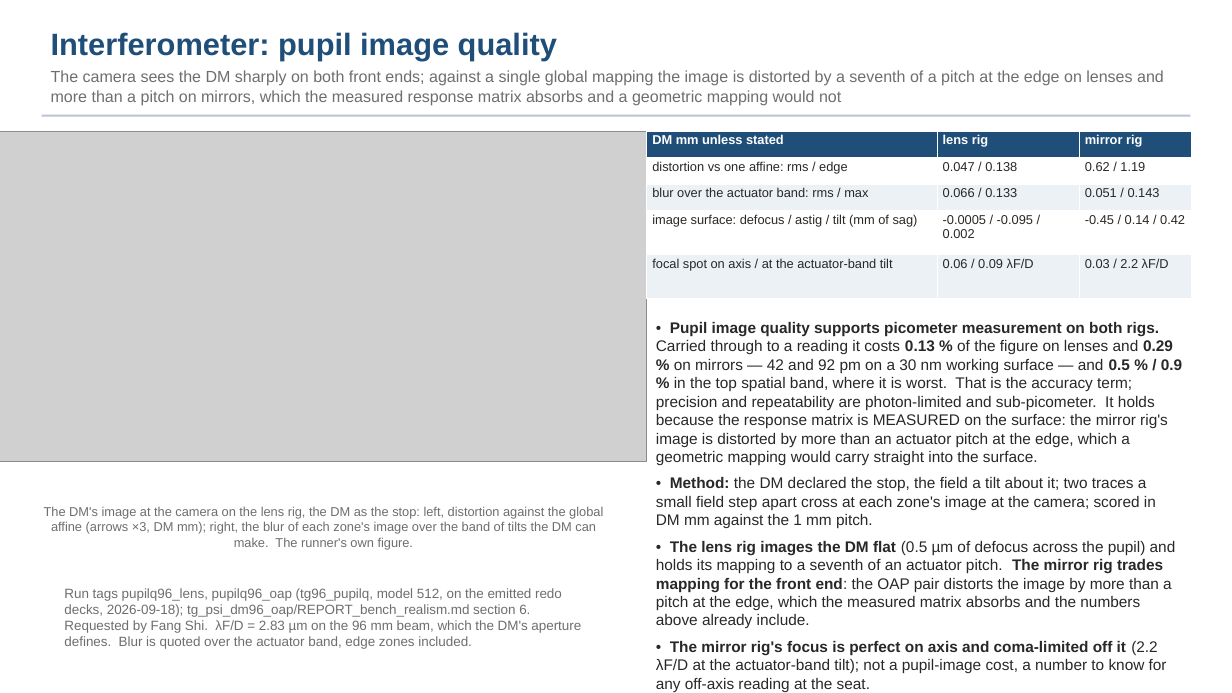
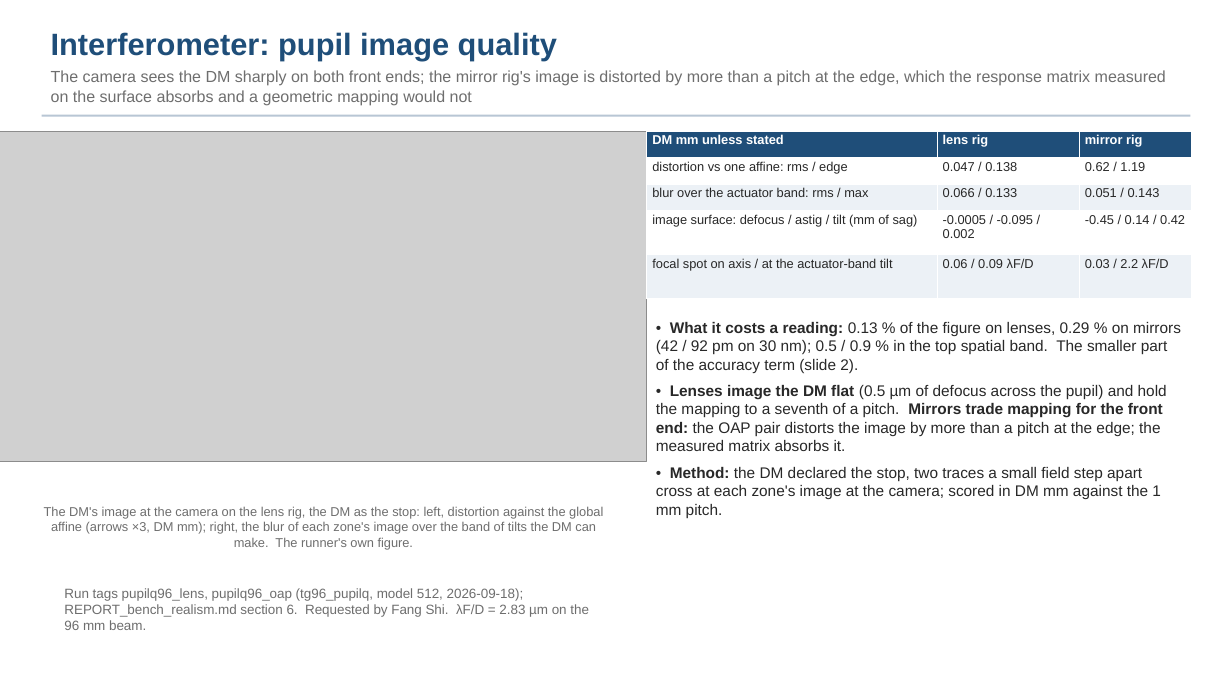
Before and after one commit to nasa-jpl/macos, a slide deck: slide 7 of demo_session/deck_gauges_short.pptx. Drawn at 1232x693 pixels with LibreOffice and Linux fonts; fonts in the diff are those of the drawing; grey boxes stand for pictures. Boxes give left, top, right and bottom in pixels: in the first picture for what was removed or moved away, otherwise in the second. Text is boxed around its words. In the diff, an @@ line names an element or a change of style, - is before the commit and + after.

```diff
--- a/demo_session/deck_gauges_short.pptx
+++ b/demo_session/deck_gauges_short.pptx
@@ text at (51,70,1166,106): text changed @@
-The camera sees the DM sharply on both front ends; against a single global mapping the image is distorted by a seventh of a pitch at the edge on lenses and more than a pitch on mirrors, which the measured response matrix absorbs and a geometric mapping would not
+The camera sees the DM sharply on both front ends; the mirror rig's image is distorted by more than a pitch at the edge, which the response matrix measured on the surface absorbs and a geometric mapping would not
@@ text at (656,322,1181,518): text changed @@
-• Pupil image quality supports picometer measurement on both rigs. Carried through to a reading it costs 0.13 % of the figure on lenses and 0.29 % on mirrors — 42 and 92 pm on a 30 nm working surface — and 0.5 % / 0.9 % in the top spatial band, where it is worst. That is the accuracy term; precision and repeatability are photon-limited and sub-picometer. It holds because the response matrix is MEASURED on the surface: the mirror rig's image is distorted by more than an actuator pitch at the edge, which a geometric mapping would carry straight into the surface.
-• Method: the DM declared the stop, the field a tilt about it; two traces a small field step apart cross at each zone's image at the camera; scored in DM mm against the 1 mm pitch.
-• The lens rig images the DM flat (0.5 µm of defocus across the pupil) and holds its mapping to a seventh of an actuator pitch. The mirror rig trades mapping for the front end: the OAP pair distorts the image by more than a pitch at the edge, which the measured matrix absorbs and the numbers above already include.
-• The mirror rig's focus is perfect on axis and coma-limited off it (2.2 λF/D at the actuator-band tilt); not a pupil-image cost, a number to know for any off-axis reading at the seat.
+• What it costs a reading: 0.13 % of the figure on lenses, 0.29 % on mirrors (42 / 92 pm on 30 nm); 0.5 / 0.9 % in the top spatial band. The smaller part of the accuracy term (slide 2).
+• Lenses image the DM flat (0.5 µm of defocus across the pupil) and hold the mapping to a seventh of a pitch. Mirrors trade mapping for the front end: the OAP pair distorts the image by more than a pitch at the edge; the measured matrix absorbs it.
+• Method: the DM declared the stop, two traces a small field step apart cross at each zone's image at the camera; scored in DM mm against the 1 mm pitch.
@@ text at (64,588,589,617): text changed @@
-Run tags pupilq96_lens, pupilq96_oap (tg96_pupilq, model 512, on the emitted redo decks, 2026-09-18); tg_psi_dm96_oap/REPORT_bench_realism.md section 6. Requested by Fang Shi. λF/D = 2.83 µm on the 96 mm beam, which the DM's aperture defines. Blur is quoted over the actuator band, edge zones included.
+Run tags pupilq96_lens, pupilq96_oap (tg96_pupilq, model 512, 2026-09-18); REPORT_bench_realism.md section 6. Requested by Fang Shi. λF/D = 2.83 µm on the 96 mm beam.
```
Also in this commit, not shown: 7 other slides changed, 13 other files.
